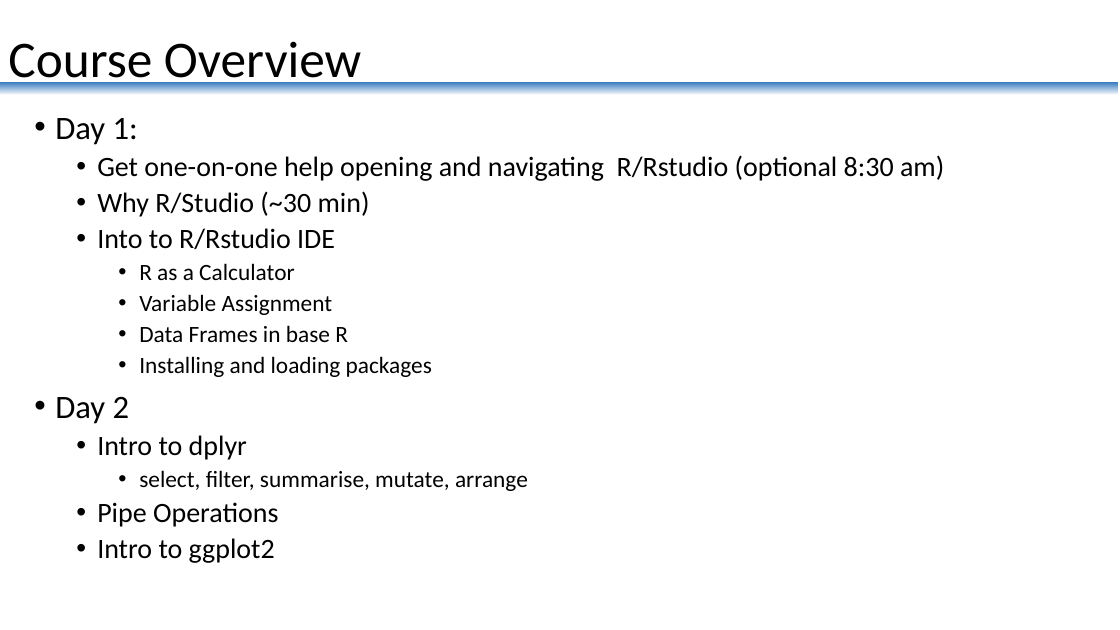
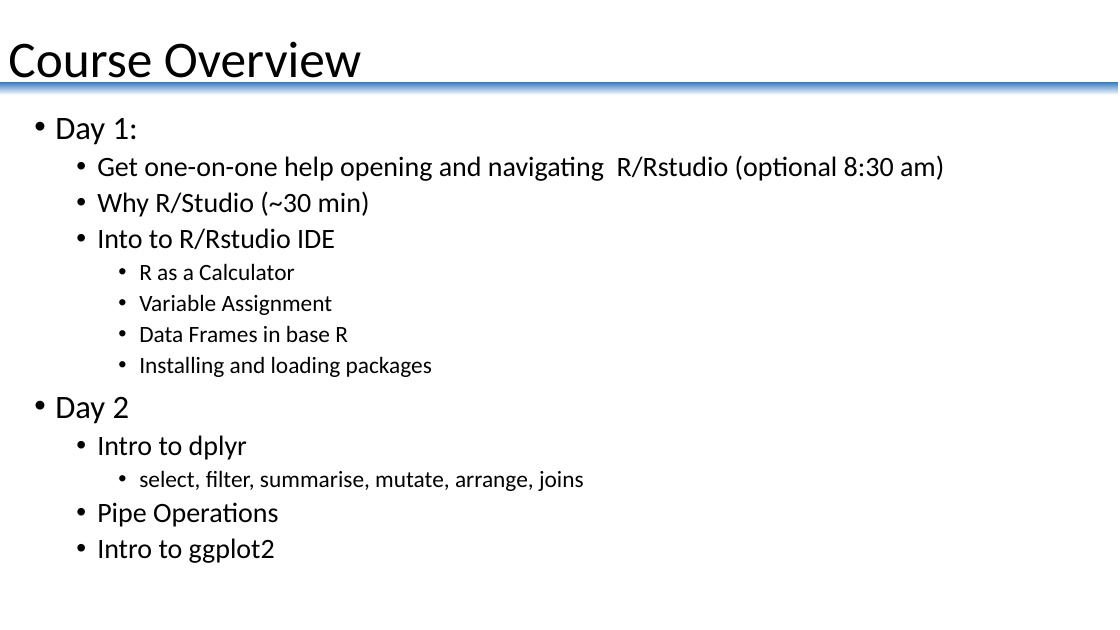
Before and after one commit to MagB/R_Course1, a slide deck: slide 3 of 1_Why_R/R_for_STATCAN.pptx. Drawn at 1120x630 pixels with LibreOffice and Linux fonts; fonts in the diff are those of the drawing. Boxes give left, top, right and bottom in pixels: in the first picture for what was removed or moved away, otherwise in the second. Text is boxed around its words. In the diff, an @@ line names an element or a change of style, - is before the commit and + after.

Commit message:
updates exercises and joins lesson

```diff
--- a/1_Why_R/R_for_STATCAN.pptx
+++ b/1_Why_R/R_for_STATCAN.pptx
@@ text at bbox=[139, 470, 584, 491]: text changed @@
-    • select, filter, summarise, mutate, arrange
+    • select, filter, summarise, mutate, arrange, joins
```
Also in this commit, not shown: 3 other slides changed, 1 slide removed, 9 other files.
